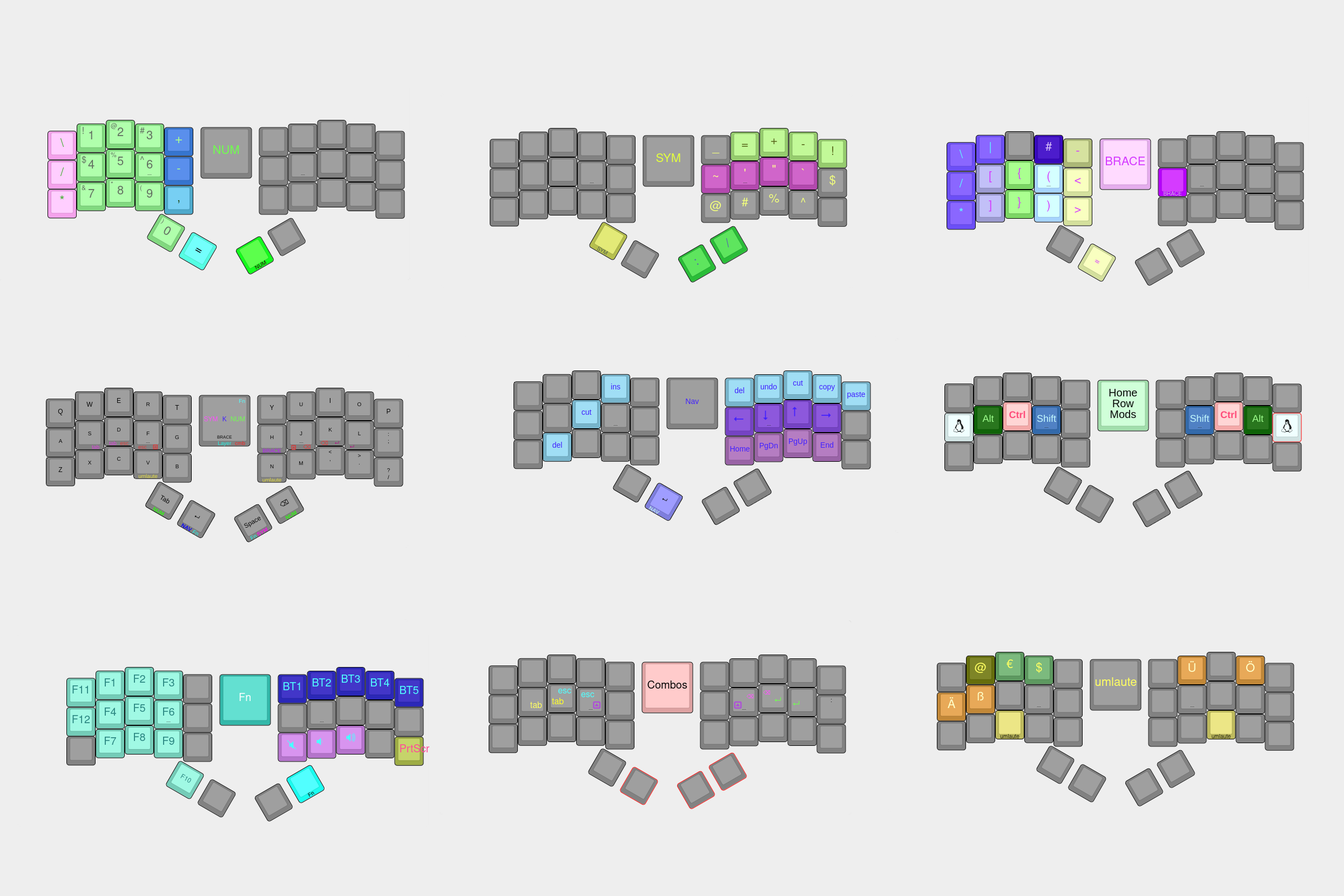
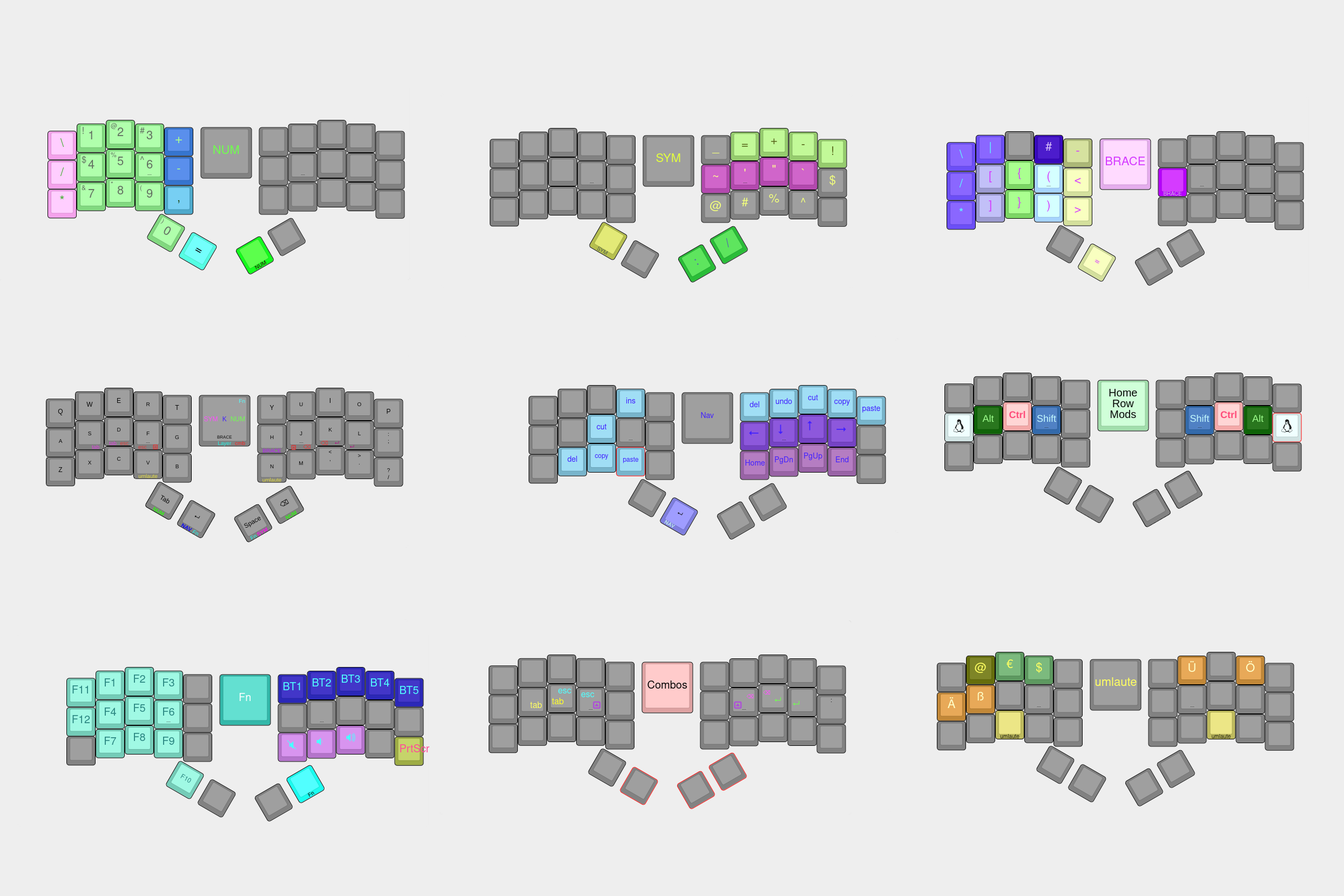
Two versions of the same layered image (1344 × 896). Layer-by-layer changes:
painted on "Pasted Layer #1" over [513, 370, 886, 540]
